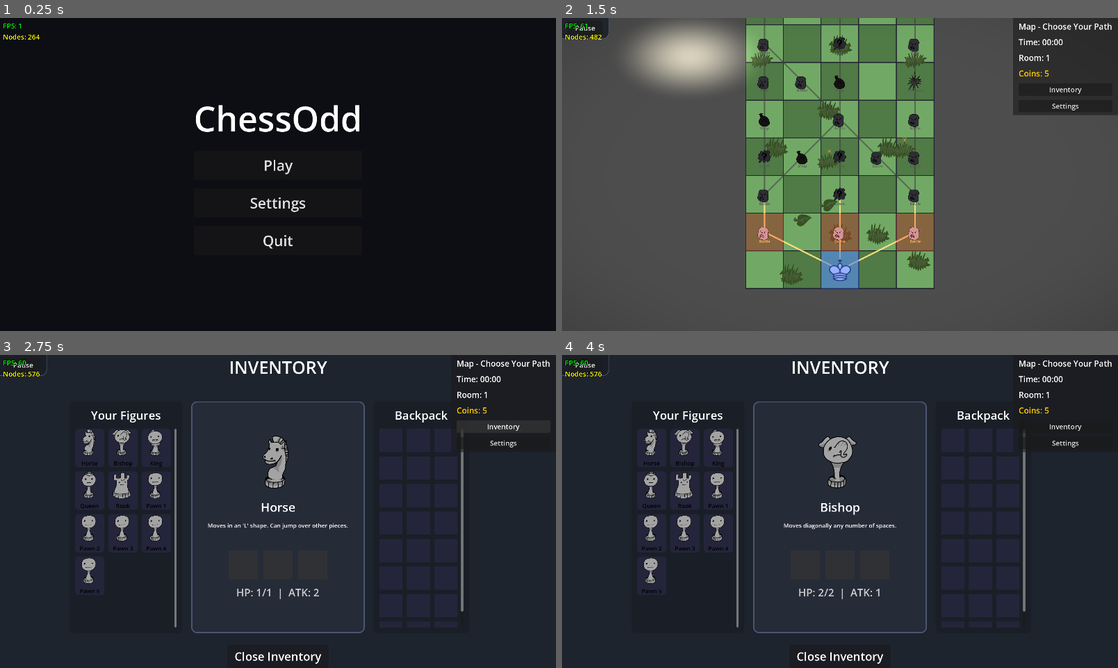
Above: before the commit, frames 1-4 (two rows, left to right).
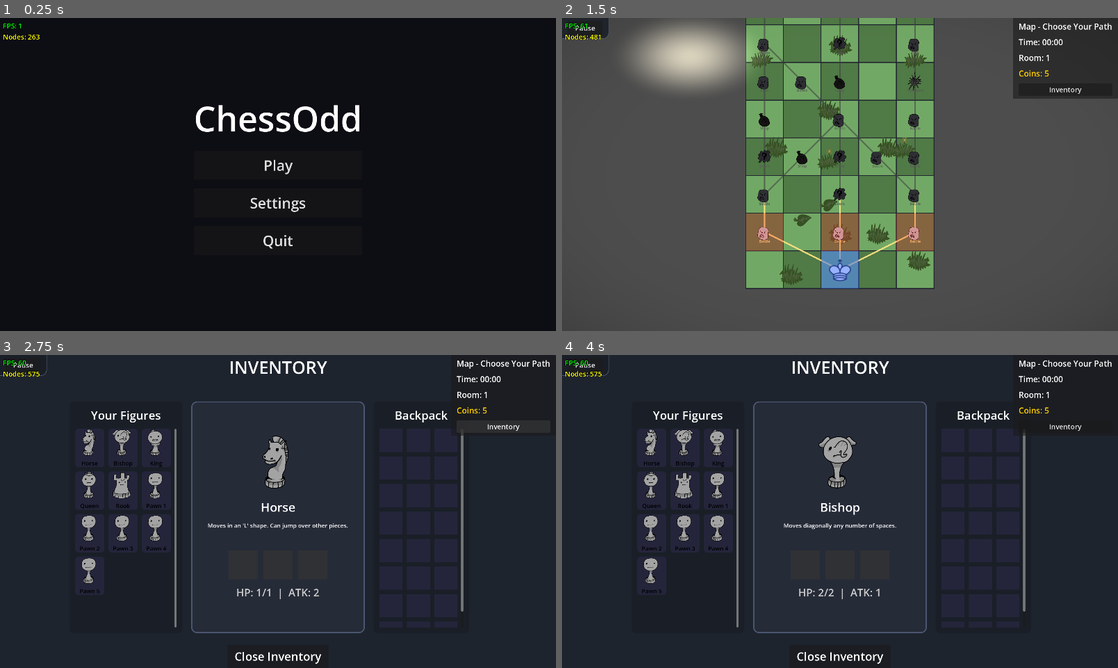
Above: after the commit, the same moments.

Repository: VAXVORTEX/Chessodd
Game: Godot game, scene res://Main.tscn
The game is run twice, just before and just after one commit, with the same random seed, the same clock (stepped at 60 frames per second) and the same inputs.
Inputs (mouse positions are in pixels of both pictures, inside the frame that each line leads up to):
- Up to frame 1 (0.25 s): no input
- Up to frame 2 (1.5 s): click "Play" at 0.5 s; click "Slot 1 - Empty" at 1.25 s
- Up to frame 3 (2.75 s): click "Inventory" at 2 s
- Up to frame 4 (4 s): click (650, 442) at 2.77 s; click (684, 442) at 3.52 s

The runs differ from the first frame. In frame 1, less than 0.1% of the frame differs, in the area x 6-8%, y 5-7%; in frame 2, 1.0%, in the area x 6-100%, y 5-31%; in frame 3, less than 0.1%; in frame 4, less than 0.1%.

Commit message:
fix: map scroll after combat, settings menu input inside pause menu, remove hud settings btn, fix graveyard texture crash

Diff:
--- a/Main.gd
+++ b/Main.gd
@@ -653,10 +653,15 @@
 		child.queue_free()
 	for dead in list:
 		var tex_rect = TextureRect.new()
-		if typeof(dead.tex) == TYPE_STRING and dead.tex != "":
-			tex_rect.texture = load(dead.tex)
+		if dead.has("type"):
+			tex_rect.texture = PieceData.get_piece_texture(dead.type, dead.is_player)
+		elif typeof(dead.tex) == TYPE_STRING and dead.tex != "" and not dead.tex.begins_with("<"):
+			if ResourceLoader.exists(dead.tex):
+				tex_rect.texture = load(dead.tex)
 		elif typeof(dead.tex) == TYPE_OBJECT:
 			tex_rect.texture = dead.tex
+		if tex_rect.texture == null:
+			tex_rect.texture = preload("res://images/pawn.png")
 		tex_rect.custom_minimum_size = Vector2(64, 64)
 		tex_rect.expand_mode = TextureRect.EXPAND_IGNORE_SIZE
 		tex_rect.mouse_filter = Control.MOUSE_FILTER_STOP
@@ -2747,6 +2752,7 @@
 	if map_manager.current_node_id != -1 and node_pos_map.has(map_manager.current_node_id):
 		king_gp = node_pos_map[map_manager.current_node_id]
 	map_king.position = king_gp * CELL_SIZE_V + (CELL_SIZE_V / 2.0)
+	update_map_scroll()
 
 func trigger_map_node(n):
 	if not map_manager.can_visit(n.id): return
--- a/project.godot
+++ b/project.godot
@@ -14,6 +14,10 @@
 run/main_scene="res://Main.tscn"
 config/features=PackedStringArray("4.6")
 
+[autoload]
+
+DebugOverlay="*res://scripts/DebugOverlay.gd"
+
 [display]
 
 window/size/viewport_width=1920
@@ -24,7 +28,3 @@
 [rendering]
 
 textures/vram_compression/import_etc2_astc=true
-
-[autoload]
-
-DebugOverlay="*res://scripts/DebugOverlay.gd"
--- a/scripts/SettingsMenu.gd
+++ b/scripts/SettingsMenu.gd
@@ -56,6 +56,11 @@
 	btn_close.size_flags_horizontal = Control.SIZE_SHRINK_CENTER
 	btn_close.pressed.connect(_on_close)
 	vbox.add_child(btn_close)
+
+	visibility_changed.connect(func():
+		if visible and is_instance_valid(main) and is_instance_valid(main.ui_layer):
+			main.ui_layer.move_child(self, -1)
+	)
 
 func _build_audio_tab():
 	var tab = VBoxContainer.new()
--- a/scripts/UIBuilder.gd
+++ b/scripts/UIBuilder.gd
@@ -237,15 +237,7 @@
 	hud_inv_btn.pressed.connect(func(): main.toggle_inventory())
 	right_vbox.add_child(hud_inv_btn)
 
-	var btn_settings = Button.new()
-	btn_settings.text = TranslationManager.translate("settings") if TranslationManager.translate("settings") != "settings" else "Settings / Pause"
-	btn_settings.add_to_group("translateable")
-	btn_settings.set("theme_override_font_sizes/font_size", 24)
-	btn_settings.pressed.connect(func():
-		main.get_tree().paused = true
-		main.settings_panel.show()
-	)
-	right_vbox.add_child(btn_settings)
+
 
 	main.game_over_panel = ColorRect.new()
 	main.game_over_panel.color = Color(0, 0, 0, 0.8)
